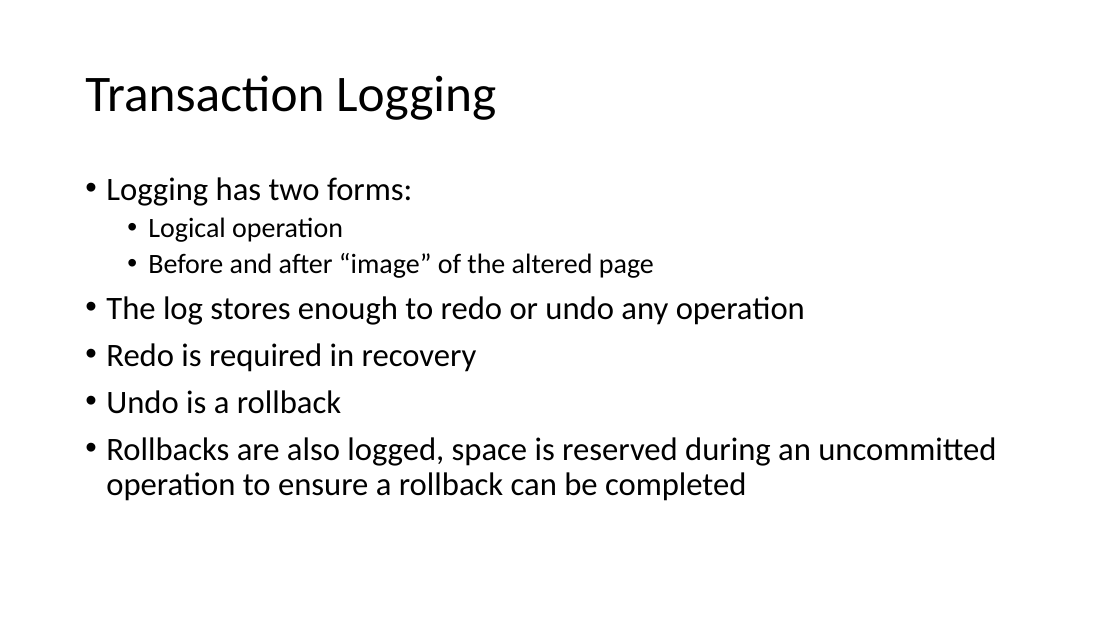
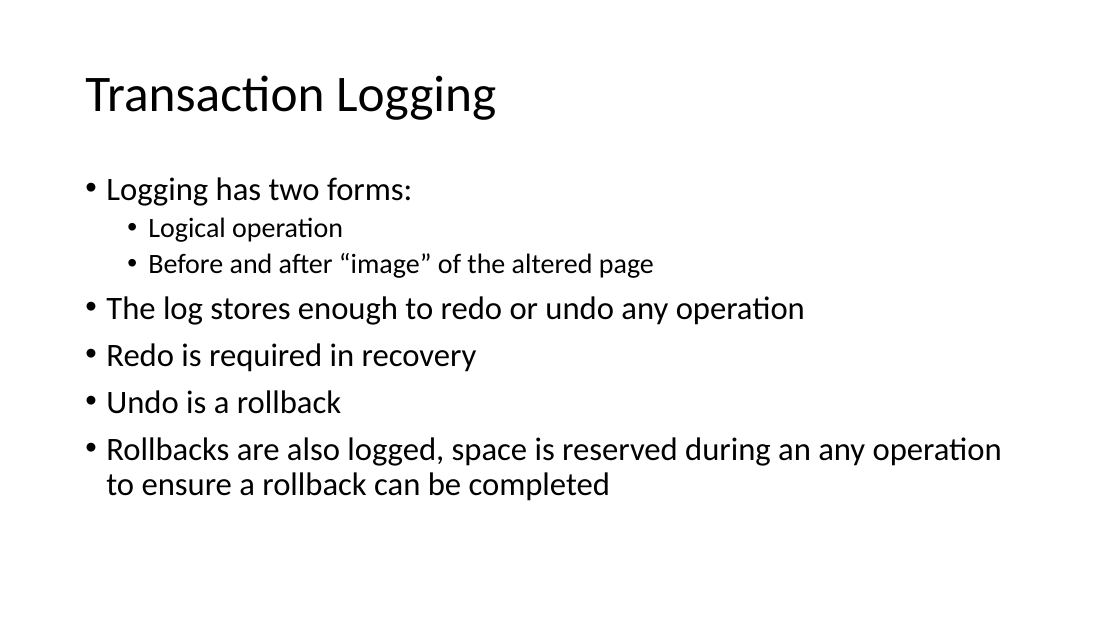
Before and after one commit to sabinio/SQLTraining, a slide deck: slide 5 of Slides/1. Logging.pptx (slide 4 before the commit). Drawn at 1120x630 pixels with LibreOffice and Linux fonts; fonts in the diff are those of the drawing. Boxes give left, top, right and bottom in pixels: in the first picture for what was removed or moved away, otherwise in the second. Text is boxed around its words. In the diff, an @@ line names an element or a change of style, - is before the commit and + after.

```diff
--- a/Slides/1. Logging.pptx
+++ b/Slides/1. Logging.pptx
@@ text at [106,437,1002,501]: text changed @@
-• Rollbacks are also logged, space is reserved during an uncommitted operation to ensure a rollback can be completed
+• Rollbacks are also logged, space is reserved during an any operation to ensure a rollback can be completed
```
Also in this commit, not shown: 4 slides added, 3 slides removed.
